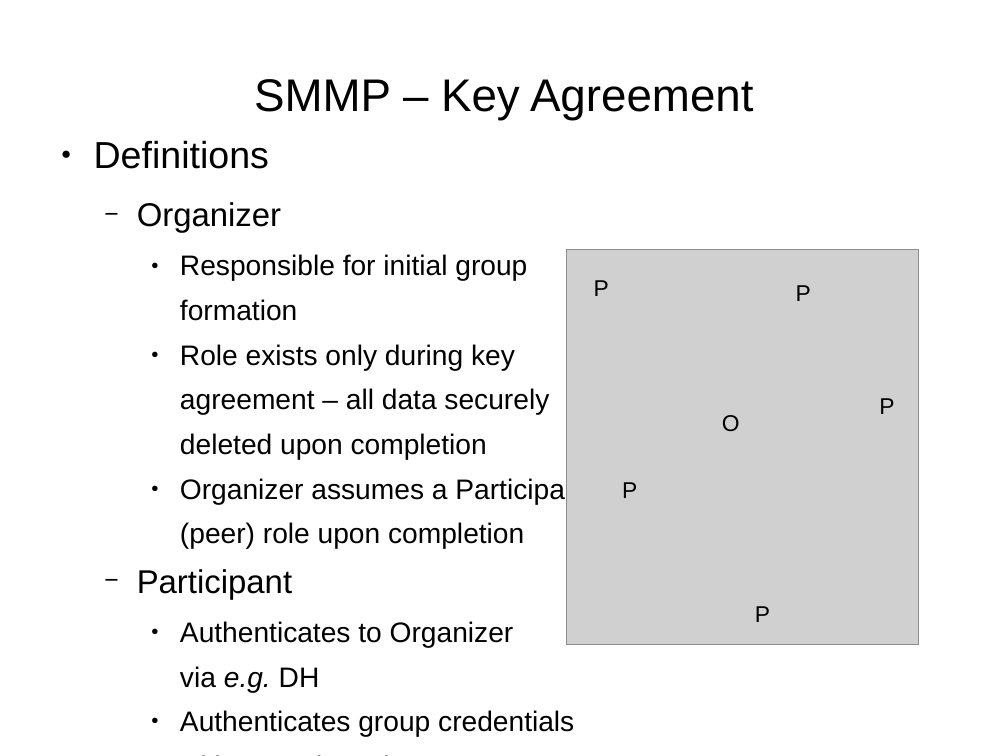
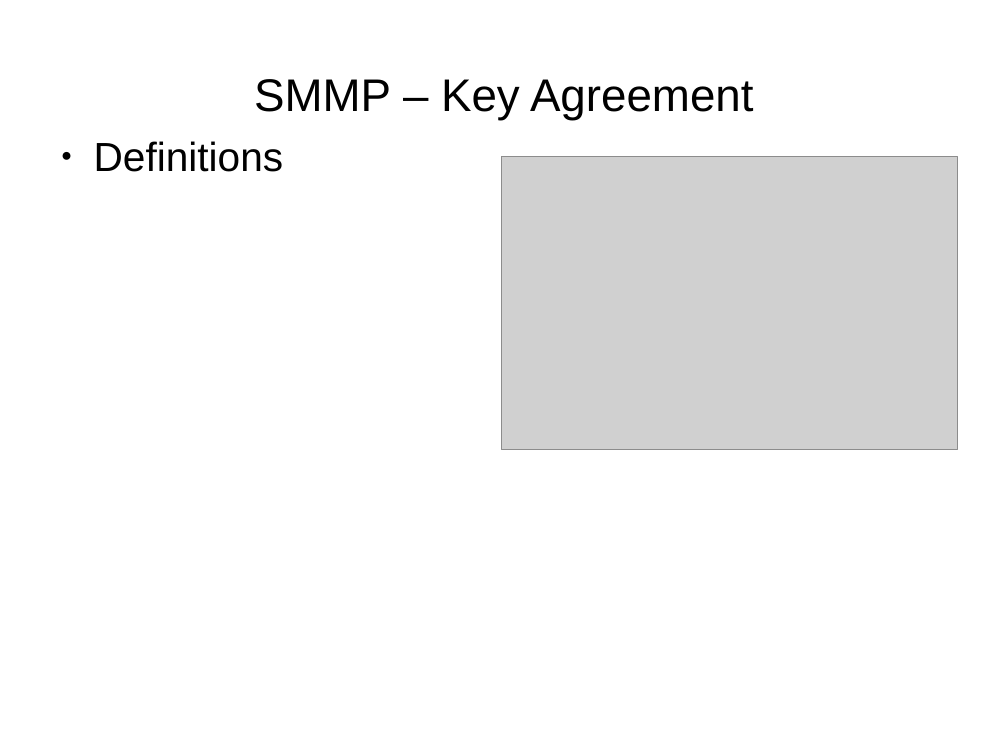
Before and after one commit to rxcomm/smmp, a slide deck: slide 11 of spec/slideshow.odp. Drawn at 1008x756 pixels with LibreOffice and Linux fonts; fonts in the diff are those of the drawing; grey boxes stand for pictures. Boxes give left, top, right and bottom in pixels: in the first picture for what was removed or moved away, otherwise in the second. Text is boxed around its words. In the diff, an @@ line names an element or a change of style, - is before the commit and + after.

```diff
--- a/spec/slideshow.odp
+++ b/spec/slideshow.odp
@@ text "Definitions" at (94, 141, 284, 172): size 29.6 to 32 pt @@
@@ picture: place and size @@
-picture at (566, 250, 918, 644)
+picture at (501, 156, 958, 450)
@@ text at (137, 202, 588, 736): paragraphs removed @@
-  − Organizer
-    ● Responsible for initial group
-    formation
-    ● Role exists only during key
-    agreement – all data securely
-    deleted upon completion
-    ● Organizer assumes a Participant
-    (peer) role upon completion
-  − Participant
-    ● Authenticates to Organizer
-    via e.g. DH
-    ● Authenticates group credentials
-    with Organizer via e.g. DH
@@ text removed at (594, 280, 609, 296) @@
-P
@@ text removed at (796, 285, 811, 301) @@
-P
@@ text removed at (722, 415, 740, 431) @@
-O
@@ text removed at (879, 398, 894, 414) @@
-P
@@ text removed at (622, 482, 637, 498) @@
-P
@@ text removed at (755, 606, 770, 622) @@
-P
```
Also in this commit, not shown: 2 other slides changed, 5 other files.
